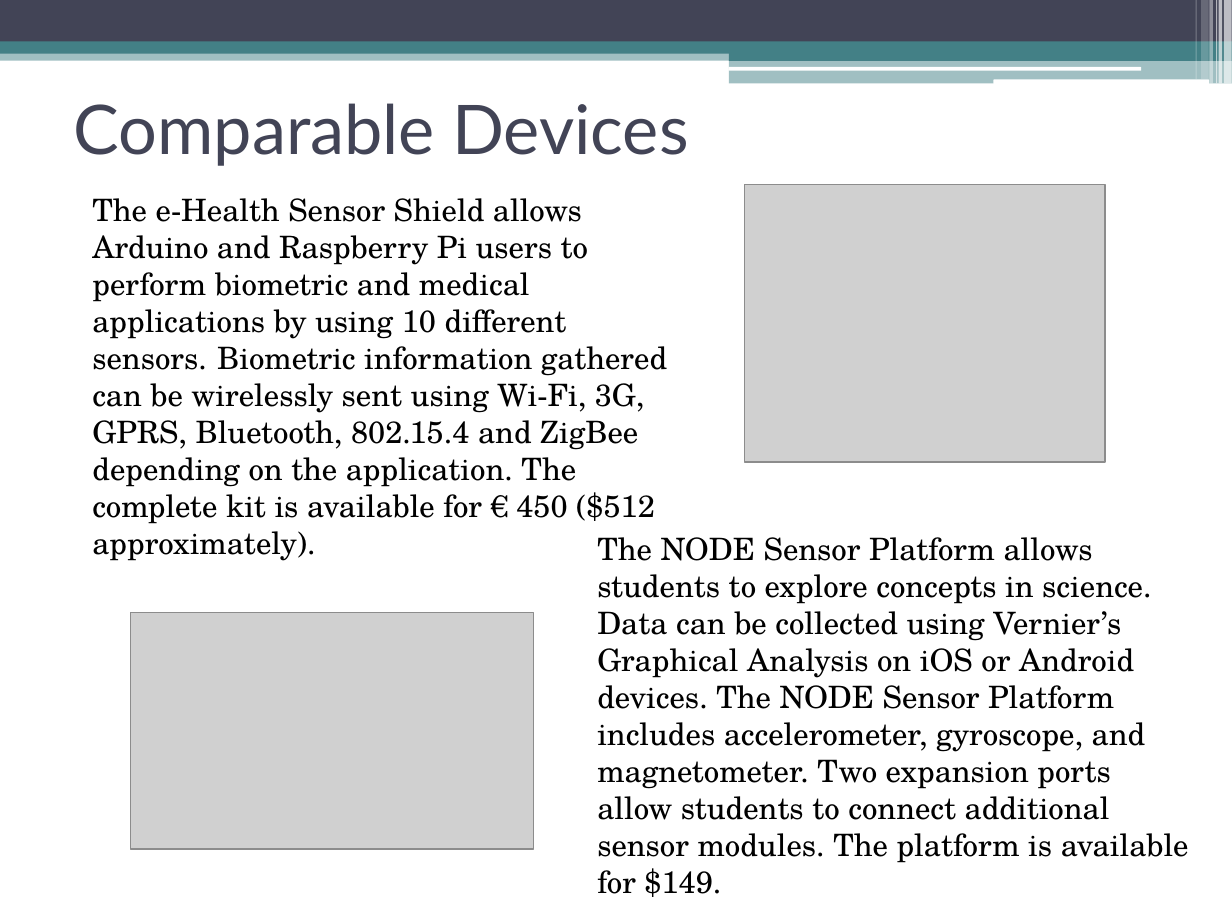
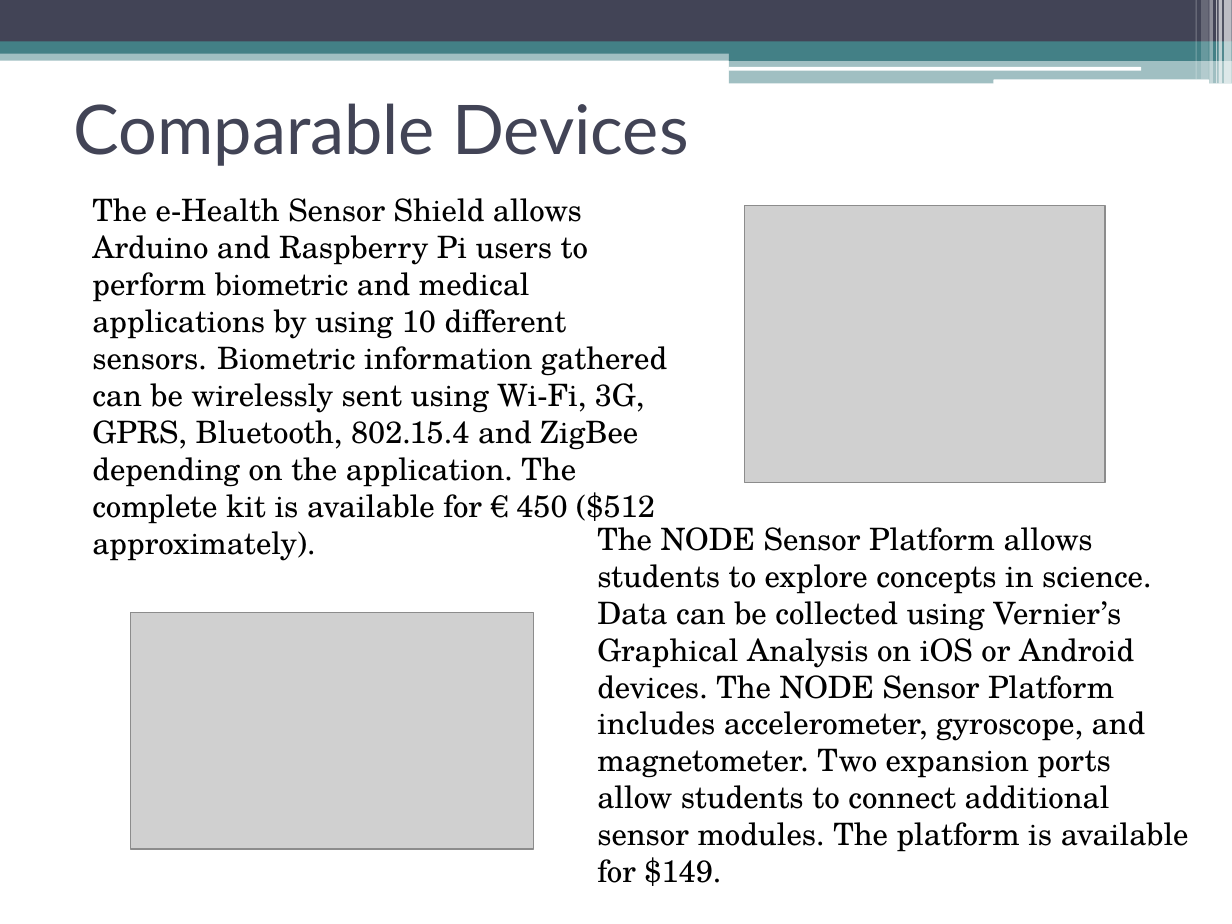
Before and after one commit to erebus-labs/sense_platform, a slide deck: slide 7 of Project Flow Documents/Project Documents/Powerpoint.pptx. Drawn at 1232x924 pixels with LibreOffice and Linux fonts; fonts in the diff are those of the drawing; grey boxes stand for pictures. Boxes give left, top, right and bottom in pixels: in the first picture for what was removed or moved away, otherwise in the second. Text is boxed around its words. In the diff, an @@ line names an element or a change of style, - is before the commit and + after.

```diff
--- a/Project Flow Documents/Project Documents/Powerpoint.pptx
+++ b/Project Flow Documents/Project Documents/Powerpoint.pptx
@@ picture: place and size @@
-picture at (744, 185, 1105, 462)
+picture at (744, 206, 1105, 483)
@@ text "The NODE Sensor Platform allows ...": place and size @@
-text "The NODE Sensor Platform allows ..." at (597, 537, 1189, 897)
+text "The NODE Sensor Platform allows ..." at (597, 527, 1189, 886)
```
Also in this commit, not shown: 2 other slides changed, 4 other files.
